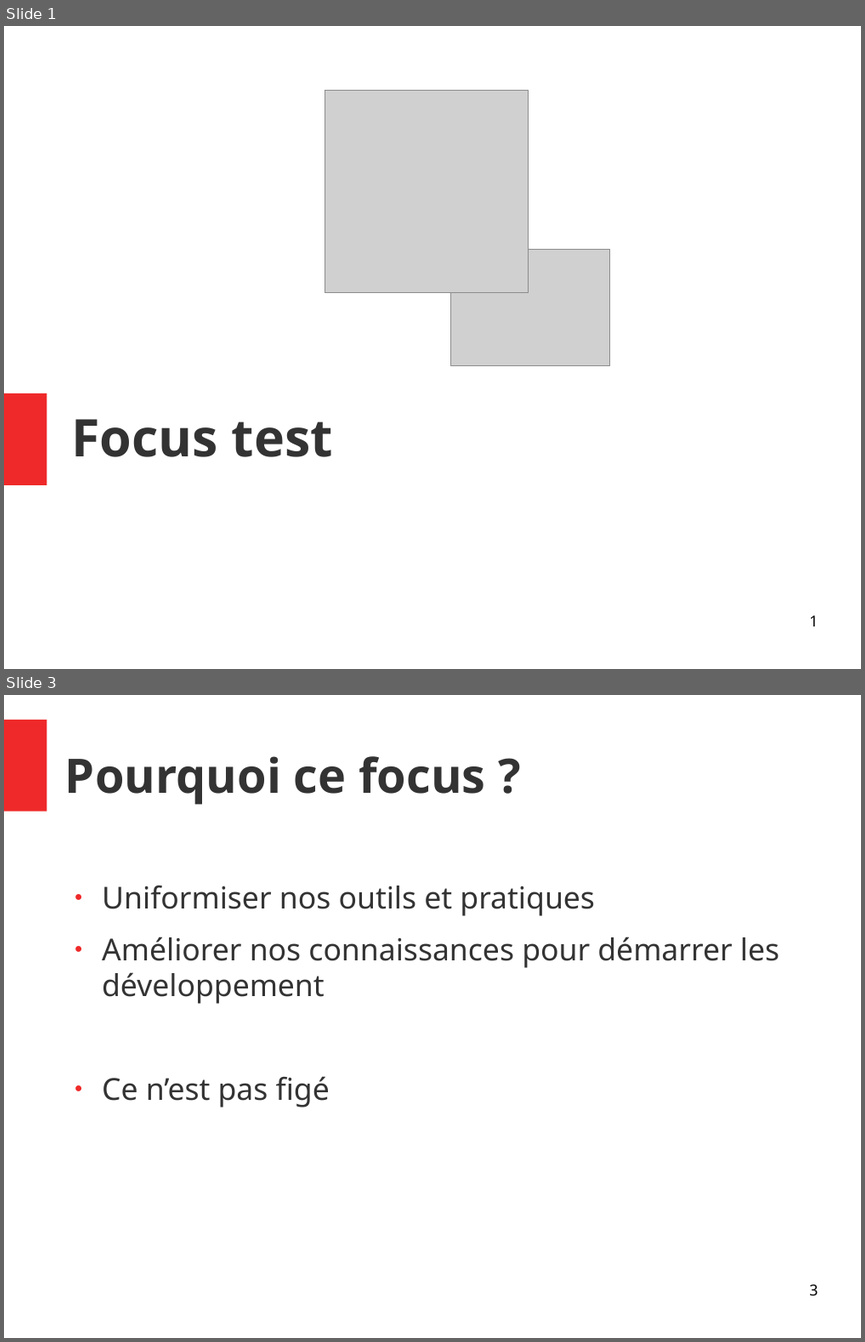
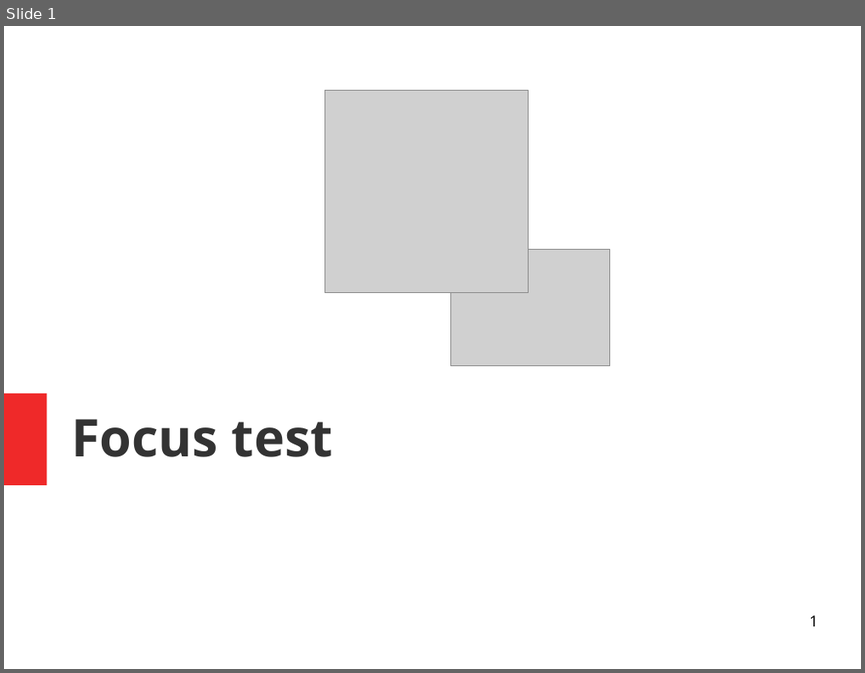
Before and after one commit to Yanoushka/angular-seed, a slide deck: docs/Focus test.odp. Shown one above the other, each under a label of ours: slides 1 and 3 before the commit, slide 1 after it; the slides between them are not shown. The pictures are 865x1342 and 865x673 pixels, drawn with LibreOffice and Linux fonts; fonts in the diff are those of the drawing; grey boxes stand for pictures. Boxes give left, top, right and bottom in pixels: in the first picture for what was removed or moved away, otherwise in the second. Text is boxed around its words. In the diff, an @@ line names an element or a change of style, - is before the commit and + after.

Commit message:
Complete Test Focus document

```diff
--- a/docs/Focus test.odp
+++ b/docs/Focus test.odp
@@ slide 3 removed at [4,695,861,1338], background #FFFFFF @@
@@ rectangle removed at [4,719,46,811] @@
@@ title removed at [65,756,485,805] @@
-Pourquoi ce focus ?
@@ text removed at [102,885,779,1107] @@
-● Uniformiser nos outils et pratiques
-● Améliorer nos connaissances pour démarrer les développement
-● Ce n’est pas figé
@@ page number removed at [809,1284,817,1296] @@
-3
```
Also in this commit, not shown: 17 slides added, 3 other slides removed.
